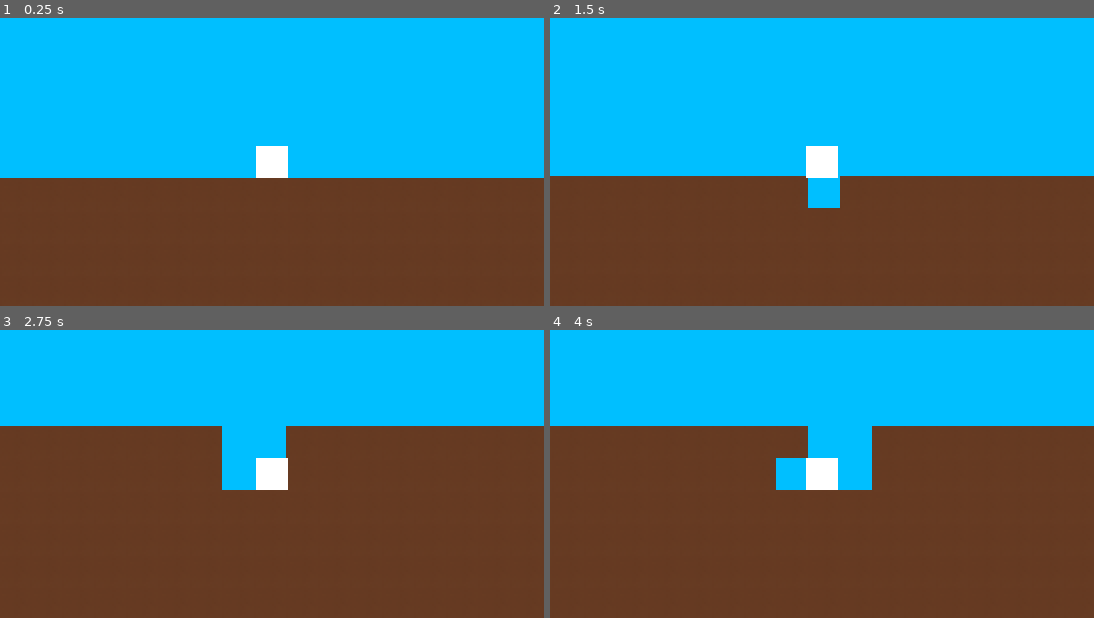
Above: before the commit, frames 1-4 (two rows, left to right).
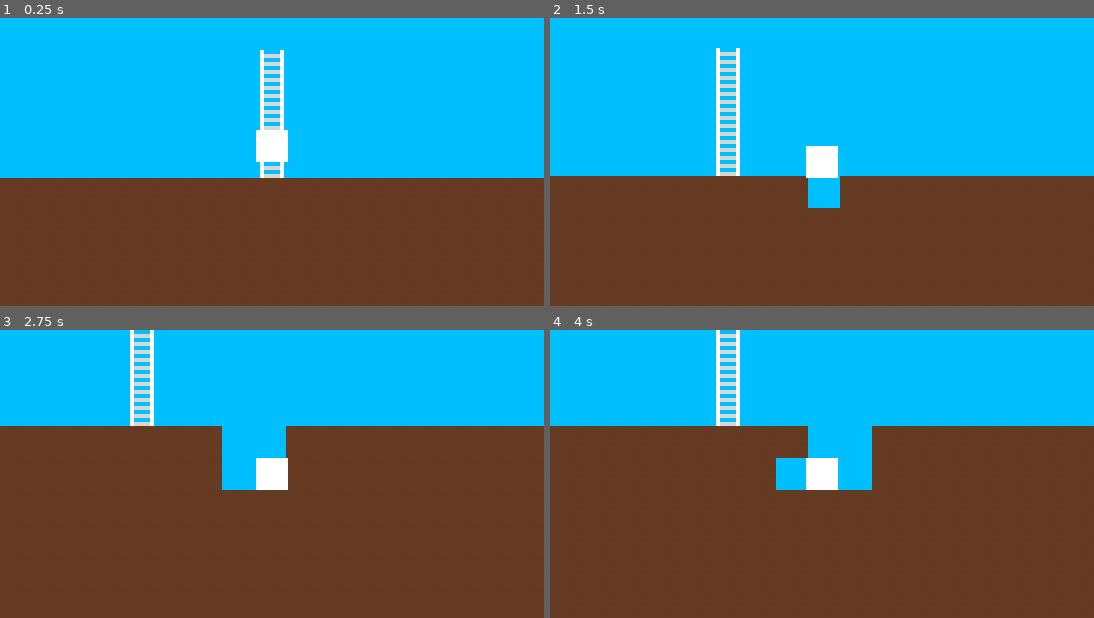
Above: after the commit, the same moments.

Repository: NxtCreator/Entrenched
Game: Godot game, scene res://scenes/main.tscn
Same seed, same stepped clock (60 frames per second), same inputs: the game is played once before the commit and once after it.
Inputs (mouse positions are in pixels of both pictures, inside the frame that each line leads up to):
- Up to frame 1 (0.25 s): no input
- Up to frame 2 (1.5 s): tap Enter at 0.5 s; move the mouse to (941, 147) at 0.52 s; hold Right (ui_right) 0.53-1.28 s; tap Alt at 0.6 s; click (941, 147) at 0.67 s; move the mouse to (713, 176) at 1.27 s; hold Down (ui_down) from 1.28 s (still down); tap Shift at 1.35 s
- Up to frame 3 (2.75 s): move the mouse to (326, 410) at 2.02 s; release Down (ui_down) at 2.03 s; hold Right (ui_right) from 2.03 s (still down); tap Alt at 2.1 s
- Up to frame 4 (4 s): move the mouse to (794, 531) at 2.77 s; release Right (ui_right) at 2.78 s; hold Up (ui_up) 2.78-3.53 s; tap Shift at 2.85 s; click (794, 531) at 2.92 s; tap Space at 3.5 s; move the mouse to (985, 517) at 3.52 s; hold Left (ui_left) from 3.53 s (still down); tap Alt at 3.6 s

The runs differ from the first frame. In frame 1, 1.4% of the frame differs, in the area x 47-53%, y 11-56%; in frame 2, 1.3%; in frame 3, 1.0%; in frame 4, 1.0%.

Commit message:
Add ladder climbing: gravity off on ladders, smooth one-cell steps up

Diff:
--- a/scripts/main.gd
+++ b/scripts/main.gd
@@ -11,3 +11,5 @@
 				0,
 				Vector2i(0, 0)
 			)
+	for y in range(-4, 0):
+		$Ground.set_cell(Vector2i(20, y), 1, Vector2i(0, 0))
--- a/scripts/player.gd
+++ b/scripts/player.gd
@@ -6,9 +6,32 @@
 const GRAVITY := 420.0
 const MAX_FALL := 260.0
 const DIG_DELAY := 0.3
+const CLIMB_SPEED := 70.0
 
+var stepping := false
+var climb_target := 0.0
 var hold_time := 0.0
 var last_dir := Vector2i.ZERO
+
+func _on_ladder() -> bool:
+	var cell := ground.local_to_map(ground.to_local(global_position))
+	return ground.get_cell_source_id(cell) == 1 or ground.get_cell_source_id(cell + Vector2i.DOWN) == 1
+
+func _climb() -> void:
+	velocity.y = 0.0
+	var cell := ground.local_to_map(ground.to_local(global_position))
+	if stepping:
+		velocity.y = -CLIMB_SPEED
+		if global_position.y <= climb_target:
+			global_position.y = climb_target
+			stepping = false
+			velocity.y = 0.0
+	elif Input.is_action_just_pressed("ui_up"):
+		var above := cell + Vector2i.UP
+		var src_above := ground.get_cell_source_id(above)
+		if src_above != 0 and (src_above == 1 or ground.get_cell_source_id(cell) == 1):
+			climb_target = ground.to_global(ground.map_to_local(above)).y
+			stepping = true
 
 func _dig_dir() -> Vector2i:
 	if Input.is_action_pressed("ui_down"): return Vector2i.DOWN
@@ -35,8 +58,11 @@
 		hold_time = 0.0
 
 func _physics_process(delta: float) -> void:
-	var dir := Input.get_axis("ui_left", "ui_right")
-	velocity.y  = min(velocity.y + GRAVITY * delta, MAX_FALL)
+	if _on_ladder() or stepping:
+		_climb()
+	else:
+		velocity.y  = min(velocity.y + GRAVITY * delta, MAX_FALL)
+
 	if Input.is_action_pressed("ui_down"):
 		var col := ground.local_to_map(ground.to_local(global_position)).x
 		var center_x := ground.to_global(ground.map_to_local(Vector2i(col, 0))).x
